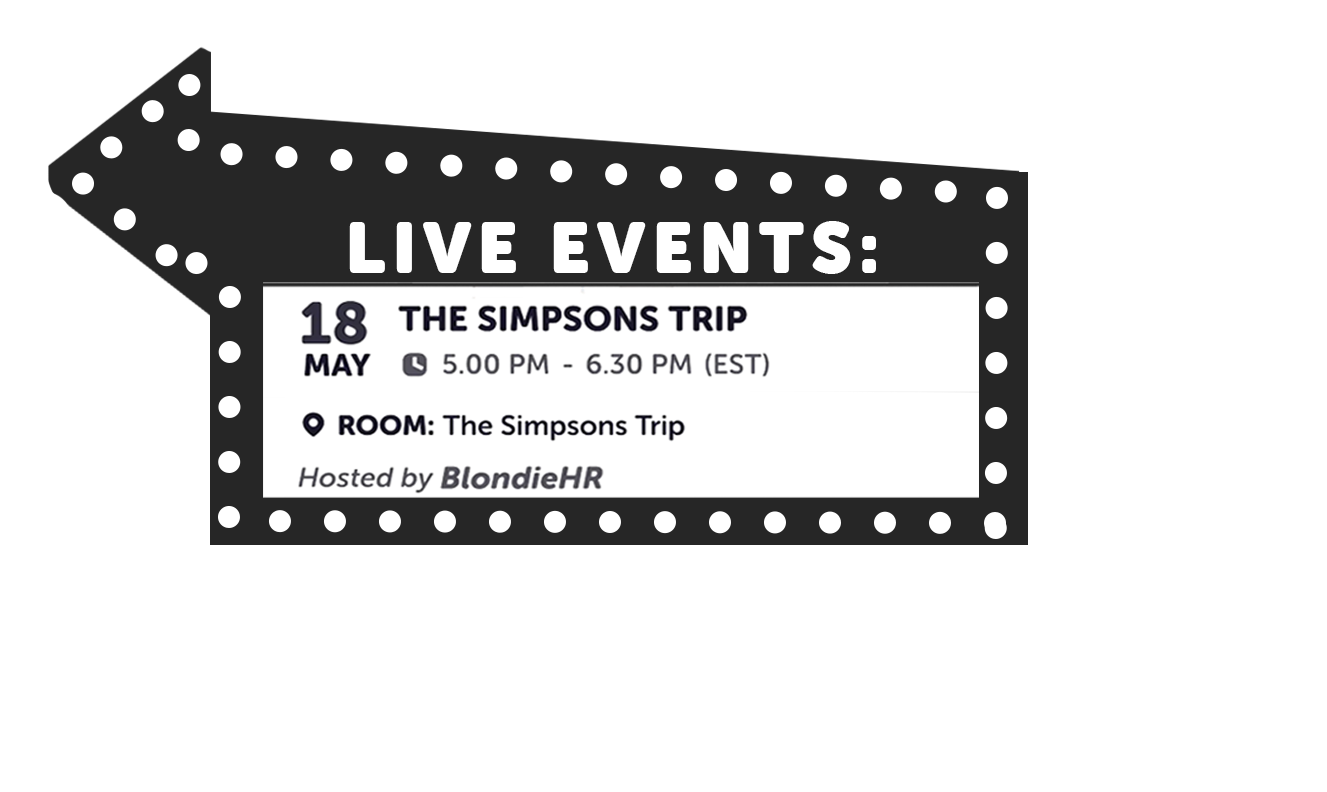
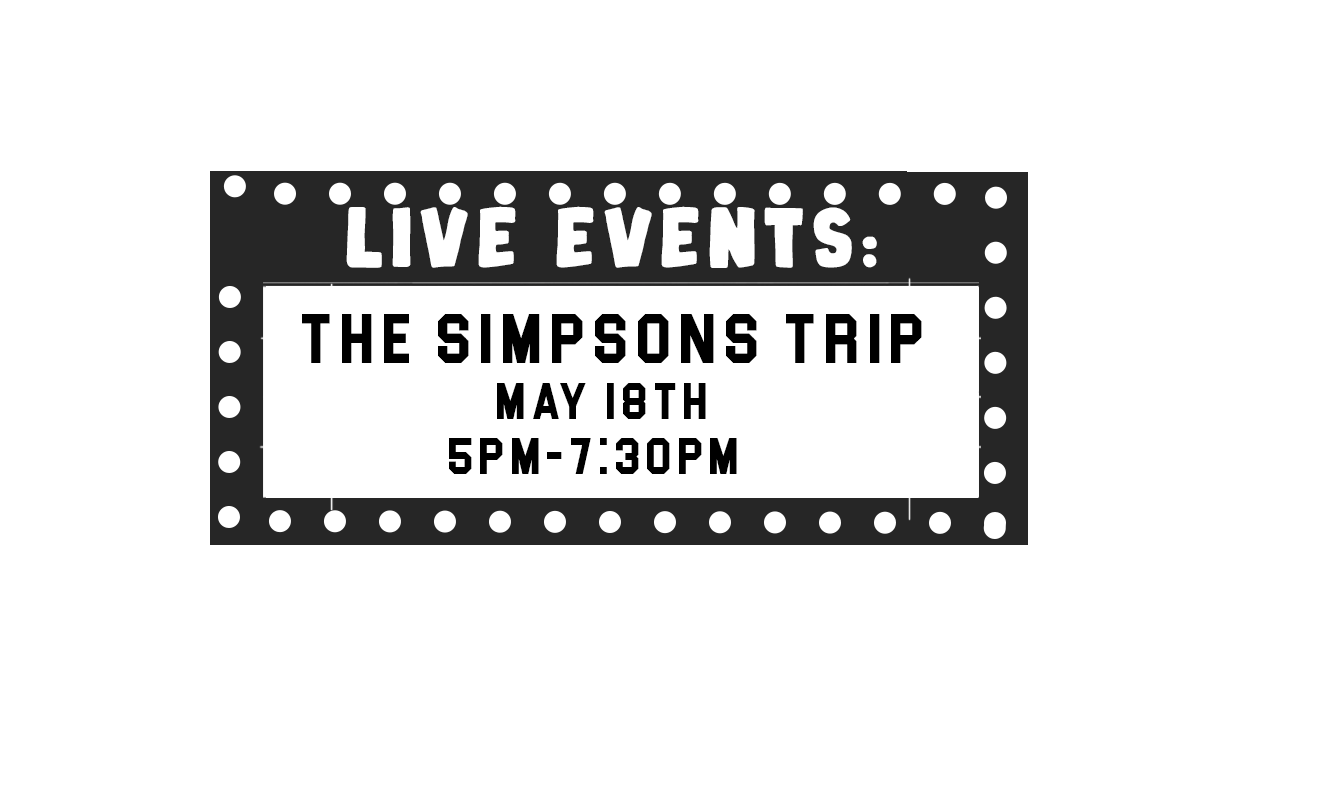
Two versions of the same layered image (w=1327, h=792). Layer-by-layer changes:
added layer "the Simpsons Trip" above "5pm-7:30pm" over [302, 314, 922, 363]
added layer "5pm-7:30pm" above "May 18th" over [449, 438, 737, 474]
added layer "May 18th" above "LIVE EVENTS:" over [497, 383, 706, 419]
painted on "LIVE EVENTS:" over [346, 206, 877, 274]
added layer "Layer 5" above "Layer 1" over [259, 277, 981, 521]
painted on "Shape 1 copy" over [71, 74, 1008, 539]
hid "Layer 3" over [48, 46, 211, 317]
hid "Layer 4" over [182, 109, 1020, 262]
